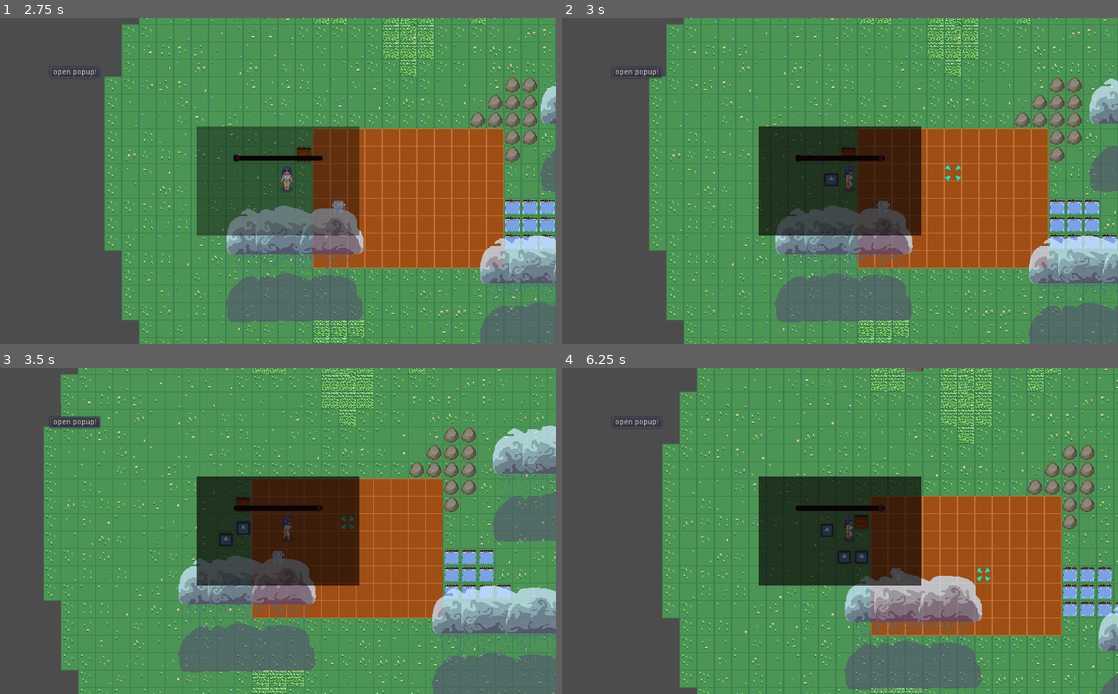
Above: before the commit, frames 1-4 (two rows, left to right).
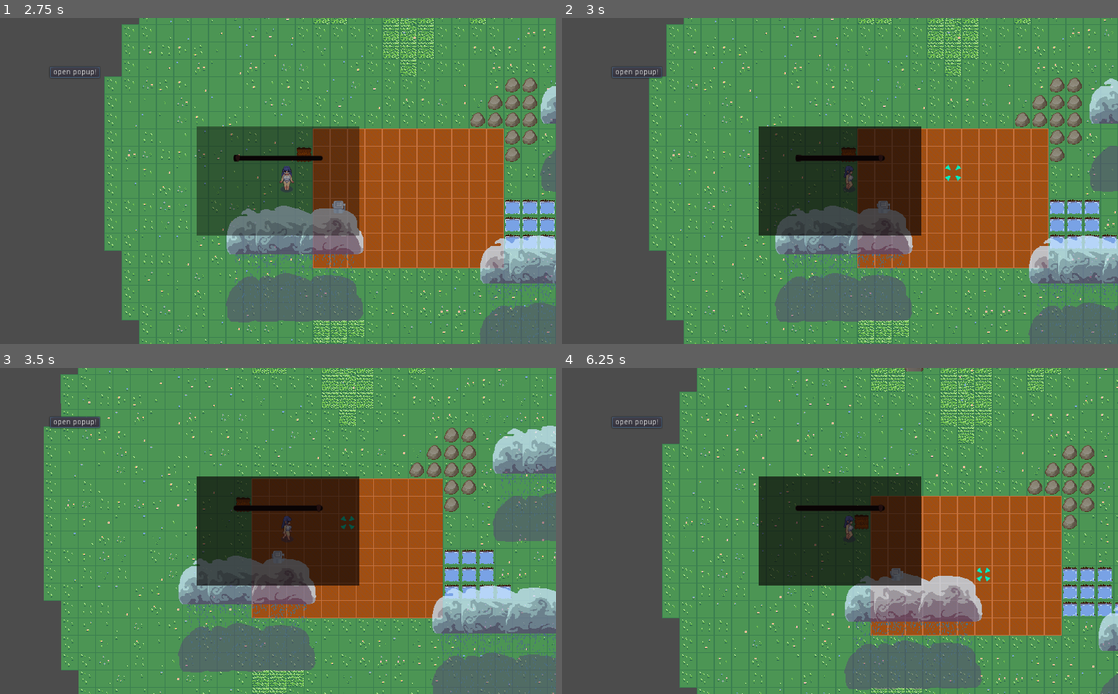
Above: after the commit, the same moments.

Repository: Josephkhland/gwj58
Game: Godot game, scene res://Scenes/BaseGameUI/BaseGameUI.tscn
Two runs of this game, one before a commit and one after it. Both use one fixed random seed, a clock stepped at 60 frames per second and the inputs below. The engine's default icon, where the game draws it, is replaced by a stand-in: a white triangle on a blue panel in a dark square.
Inputs (mouse positions are in pixels of both pictures, inside the frame that each line leads up to):
- Up to frame 1 (2.75 s): click "open popup!" at 0.5 s; click "open popup!" at 1.25 s; click "open popup!" at 2 s
- Up to frame 2 (3 s): tap Enter (ui_accept) at 2.75 s; move the mouse to (962, 164) at 2.77 s; press the mouse at (962, 164) at 2.78 s
- Up to frame 3 (3.5 s): tap Enter (ui_accept) at 3.02 s
- Up to frame 4 (6.25 s): release the mouse at (962, 514) at 3.5 s; drag from (728, 547) to (812, 596) at 3.52 s; move the mouse to (895, 459) at 4.27 s; press the mouse at (895, 459) at 4.28 s; release the mouse at (895, 459) at 5 s; drag from (812, 596) to (673, 482) at 5.02 s; move the mouse to (1006, 579) at 5.77 s; press the mouse at (1006, 579) at 5.78 s; tap Enter (ui_accept) at 6.02 s

Frame 1 is identical in both runs. In frame 2, 0.1% of the frame differs, in the area x 47-50%, y 47-52%; in frame 3, 0.2%; in frame 4, 0.3%, in the area x 46-56%, y 47-61%.
Error in both runs: Attempt to call function 'close' in base 'previously freed instance' on a null instance. (res://Scenes/BaseGameUI/BaseGameUI.gd:28)

Commit message:
Make item presets in ItemDictionary

Diff:
--- a/Core/Classes/FlavorChartClass.gd
+++ b/Core/Classes/FlavorChartClass.gd
@@ -1,12 +1,12 @@
 #extends Node
 class_name FlavorChart
 
-var Sweet: int = 0
-var Spicy: int = 0
-var Salty: int = 0
-var Umami: int = 69
-var Sour : int = 0
-var Bitter: int = 0
+export var Sweet: int = 0
+export var Spicy: int = 0
+export var Salty: int = 0
+export var Umami: int = 69
+export var Sour : int = 0
+export var Bitter: int = 0
 
 # Called when the node enters the scene tree for the first time.
 func _init():
--- a/Core/Globals/ItemsDictionary.gd
+++ b/Core/Globals/ItemsDictionary.gd
@@ -1,22 +1,53 @@
+tool
 extends Node
 
-
+signal child_rename_status(status)
 # Declare member variables here. Examples:
 # var a = 2
 # var b = "text"
 var current_index = 0
-var LUT: Dictionary = {}
+export var LUT: Dictionary = {}
+export var Dict :Dictionary = {}
+
 
 onready var item_template = preload("res://Scenes/TributeItem/TributeItem.tscn")
 
 # Called when the node enters the scene tree for the first time.
 func _ready():
+	if !Engine.editor_Hint:
+		Dict.clear()
+		for node in self.get_children():
+			Dict[node.item_key] = node
 	pass # Replace with function body.
 
-func create_TributeItem():
-	var item = item_template.instance()
-	item.item_global_index = current_index
+func add_to_dictionary(node):
+	node.item_global_index = current_index
 	current_index +=1
-	add_child(item)
-	LUT[item.item_global_index] = item
-	return item.item_global_index
+	LUT[node.item_global_index] = node
+	return node.item_global_index
+
+func child_renamed(old_name, new_name):
+	if !Dict.has(new_name):
+		Dict[new_name] = new_name
+		Dict.erase(old_name)
+		emit_signal("child_rename_status", old_name)
+
+func _on_ItemsDictionary_child_entered_tree(node):
+	if node is TributeItemClass:
+		node.connect("try_rename",self,"child_renamed")
+		self.connect("child_rename_status",node,"do_rename")
+		add_to_dictionary(node)
+		Dict[node.item_key] = node
+		print(Dict)
+	else:
+		print("Node must be of type: TributeItemClass. Node Removed.")
+		node.queue_free()
+
+
+func _on_ItemsDictionary_child_exiting_tree(node):
+	if node is TributeItemClass:
+		if LUT.has(node.item_global_index):
+			LUT.erase(node.item_global_index)
+		if Dict.has(node.item_key):
+			Dict.erase(node.item_global_index)
+		print(Dict)
--- a/Core/Globals/ItemsDictionary.tscn
+++ b/Core/Globals/ItemsDictionary.tscn
@@ -1,6 +1,22 @@
-[gd_scene load_steps=2 format=2]
+[gd_scene load_steps=3 format=2]
 
 [ext_resource path="res://Core/Globals/ItemsDictionary.gd" type="Script" id=1]
+[ext_resource path="res://Scenes/TributeItem/TributeItem.tscn" type="PackedScene" id=2]
 
 [node name="ItemsDictionary" type="Node"]
 script = ExtResource( 1 )
+Dict = {
+"": Object(Node2D,"_import_path":NodePath(""),"pause_mode":0,"physics_interpolation_mode":0,"unique_name_in_owner":false,"process_priority":0,"visible":true,"modulate":Color( 1, 1, 1, 1 ),"self_modulate":Color( 1, 1, 1, 1 ),"show_behind_parent":false,"light_mask":1,"material":null,"use_parent_material":false,"position":Vector2( 0, 0 ),"rotation":0.0,"scale":Vector2( 0.4, 0.4 ),"z_index":0,"z_as_relative":true,"script":Resource( "res://Scenes/TributeItem/TributeItem.gd" ),"item_global_index":4,"item_key":"","force_rename_node":false,"item_icon":null,"sweet":0,"spicy":0,"salty":0,"umami":0,"sour":0,"bitter":0,"is_seed":false,"is_ingredient":false,"is_dish":true,"flavor_chart":Object(Reference,"script":Resource( "res://Core/Classes/FlavorChartClass.gd" ),"Sweet":0,"Spicy":0,"Salty":0,"Umami":0,"Sour":0,"Bitter":0)
+,"temperature":0,"age":0,"expiration_progress":0.0,"plantObject_reference":null,"isWatery":false,"isChewy":false,"isFirm":false,"isCreamy":false,"isCrunchy":false,"item_owner":null,"isHeld":false,"ingredients_history":[  ])
+
+}
+
+[node name="Test" parent="." instance=ExtResource( 2 )]
+item_key = "Test"
+
+[node name="TributeItem" parent="." instance=ExtResource( 2 )]
+
+[node name="TributeItem2" parent="." instance=ExtResource( 2 )]
+
+[connection signal="child_entered_tree" from="." to="." method="_on_ItemsDictionary_child_entered_tree"]
+[connection signal="child_exiting_tree" from="." to="." method="_on_ItemsDictionary_child_exiting_tree"]
--- a/Scenes/TributeItem/TributeItem.gd
+++ b/Scenes/TributeItem/TributeItem.gd
@@ -1,12 +1,28 @@
+tool
 extends Node2D
 
 class_name TributeItemClass
 
-var item_key : String = ""
+var item_global_index = -1
 
-var is_seed : bool = false #If true it means that this item can be planted.
-var is_ingredient: bool = false #If true it means that this item can be cooked.
-var is_dish: bool = true #If true it means that this item can be delivered.
+export var item_key : String = ""
+export var force_rename_node : bool = false setget update_node
+
+#For Presets Configuration
+signal try_rename(old_name,new_name)
+
+export (Texture) var item_icon setget change_icon
+export var sweet :int = 0
+export var spicy :int=0
+export var salty :int= 0
+export var umami :int= 0
+export var sour :int= 0
+export var bitter :int= 0
+
+export var is_seed : bool = false #If true it means that this item can be planted.
+export var is_ingredient: bool = false #If true it means that this item can be cooked.
+export var is_dish: bool = true #If true it means that this item can be delivered.
+
 
 var flavor_chart :FlavorChart
 var temperature: int = 0
@@ -26,10 +42,33 @@
 
 var ingredients_history: Array = []
 
+func update_node(value):
+	rename_node(item_key)
+
+func rename_node(new_name):
+	print("Trying to rename node to: ", new_name)
+	emit_signal("try_rename",get_name(),new_name)
+
+func do_rename(node_name):
+	if get_name() == node_name:
+		print("Succesfully renamed node to:", item_key)
+		self.set_name(item_key)
+
+func change_icon(texture):
+	$Icon.texture = texture
+
 func _init():
 	flavor_chart = FlavorChart.new()
 
 func _ready():
+	if item_icon != null:
+		$Icon.texture = item_icon
+	flavor_chart.Sweet = sweet
+	flavor_chart.Spicy = spicy
+	flavor_chart.Salty = salty
+	flavor_chart.Umami = umami
+	flavor_chart.Sour = sour
+	flavor_chart.Bitter = bitter
 	pass
 
 func set_ingredient_history(history_array : Array):
--- a/Scenes/TributeItem/TributeItem.tscn
+++ b/Scenes/TributeItem/TributeItem.tscn
@@ -1,11 +1,9 @@
-[gd_scene load_steps=3 format=2]
+[gd_scene load_steps=2 format=2]
 
 [ext_resource path="res://Scenes/TributeItem/TributeItem.gd" type="Script" id=1]
-[ext_resource path="res://icon.png" type="Texture" id=2]
 
 [node name="TributeItem" type="Node2D"]
 scale = Vector2( 0.4, 0.4 )
 script = ExtResource( 1 )
 
 [node name="Icon" type="Sprite" parent="."]
-texture = ExtResource( 2 )
